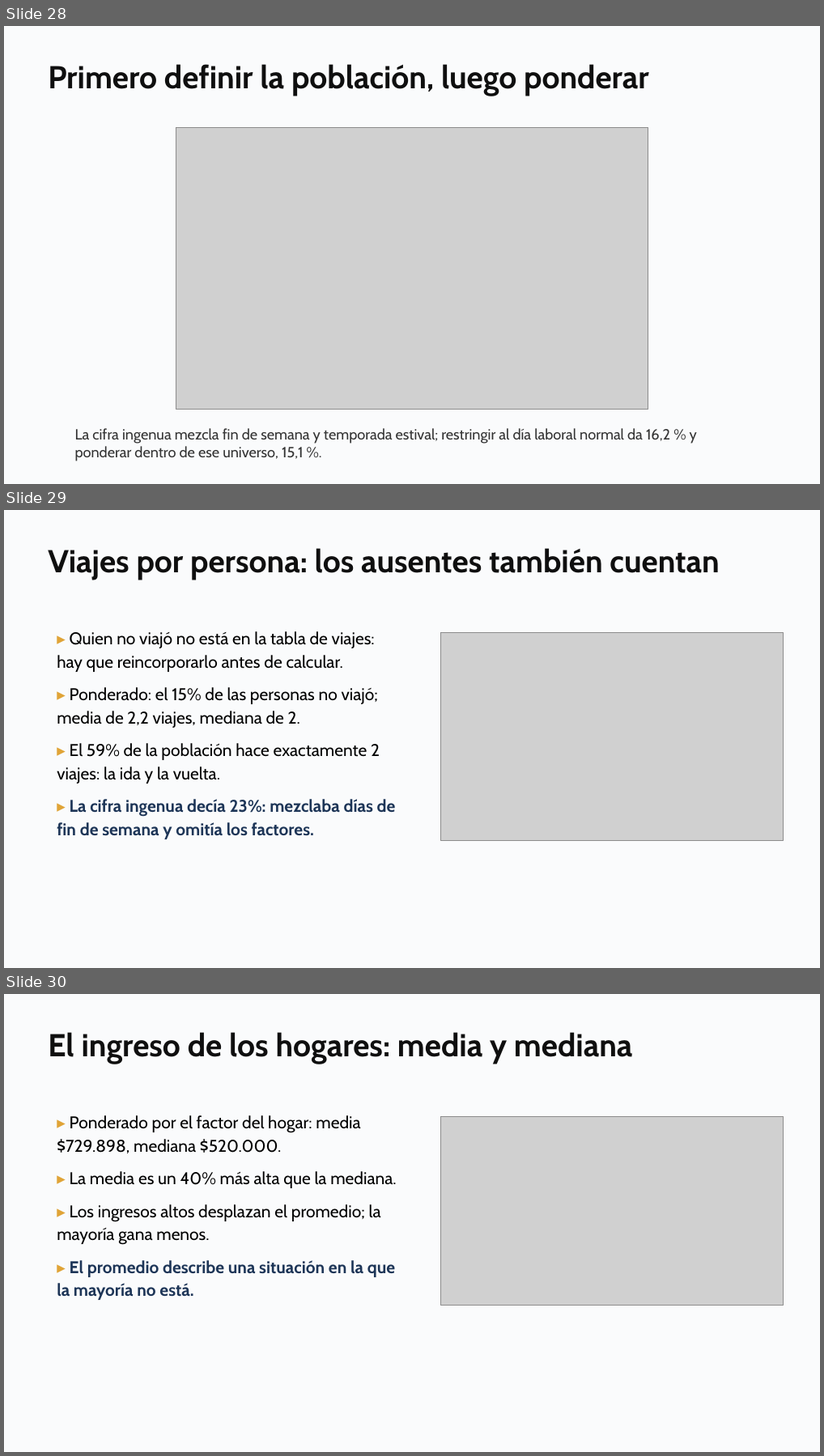
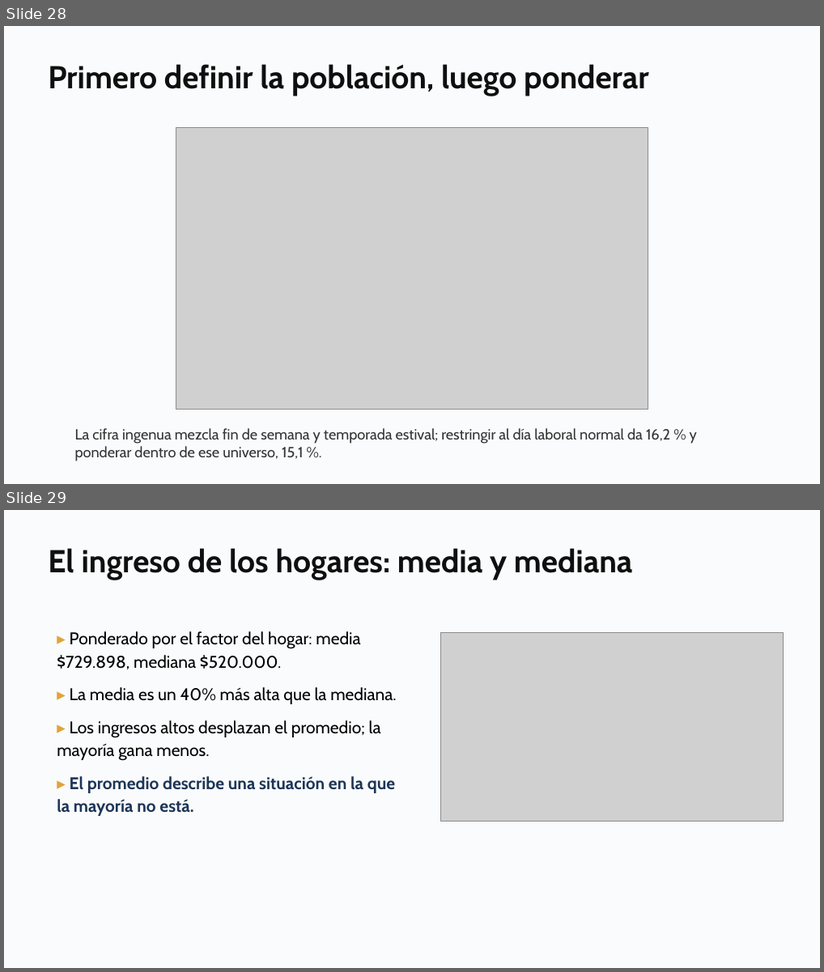
Before and after one commit to daniopitz/cienciadatos, a slide deck: presentaciones/clase02_pandas_eda.pptx. Shown one above the other, each under a label of ours: slides 28, 29 and 30 before the commit, slides 28 and 29 after it. The pictures are 824x1456 and 824x972 pixels, drawn with LibreOffice and Linux fonts; fonts in the diff are those of the drawing; grey boxes stand for pictures. Boxes give left, top, right and bottom in pixels: in the first picture for what was removed or moved away, otherwise in the second. Text is boxed around its words. In the diff, an @@ line names an element or a change of style, - is before the commit and + after.

```diff
--- a/presentaciones/clase02_pandas_eda.pptx
+++ b/presentaciones/clase02_pandas_eda.pptx
@@ slide 29 removed at (x1=4, y1=510, x2=820, y2=968), background #FFFFFF @@
@@ rectangle removed at (x1=4, y1=510, x2=820, y2=968) @@
@@ text removed at (x1=48, y1=548, x2=719, y2=580) @@
-Viajes por persona: los ausentes también cuentan
@@ text removed at (x1=57, y1=632, x2=396, y2=840) @@
-▸ Quien no viajó no está en la tabla de viajes: hay que reincorporarlo antes de calcular.
-▸ Ponderado: el 15% de las personas no viajó; media de 2,2 viajes, mediana de 2.
-▸ El 59% de la población hace exactamente 2 viajes: la ida y la vuelta.
-▸ La cifra ingenua decía 23%: mezclaba días de fin de semana y omitía los factores.
@@ picture removed at (x1=441, y1=632, x2=784, y2=840) @@
@@ what was slide 30 is now slide 29 @@
```
Also in this commit, not shown: 1 other file.
